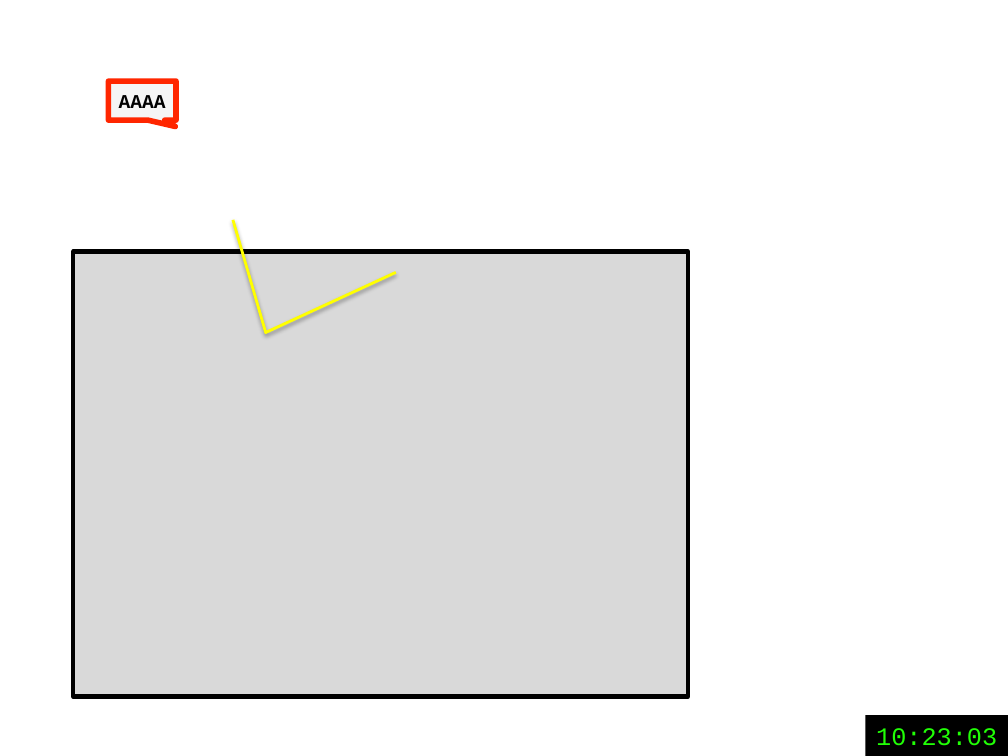
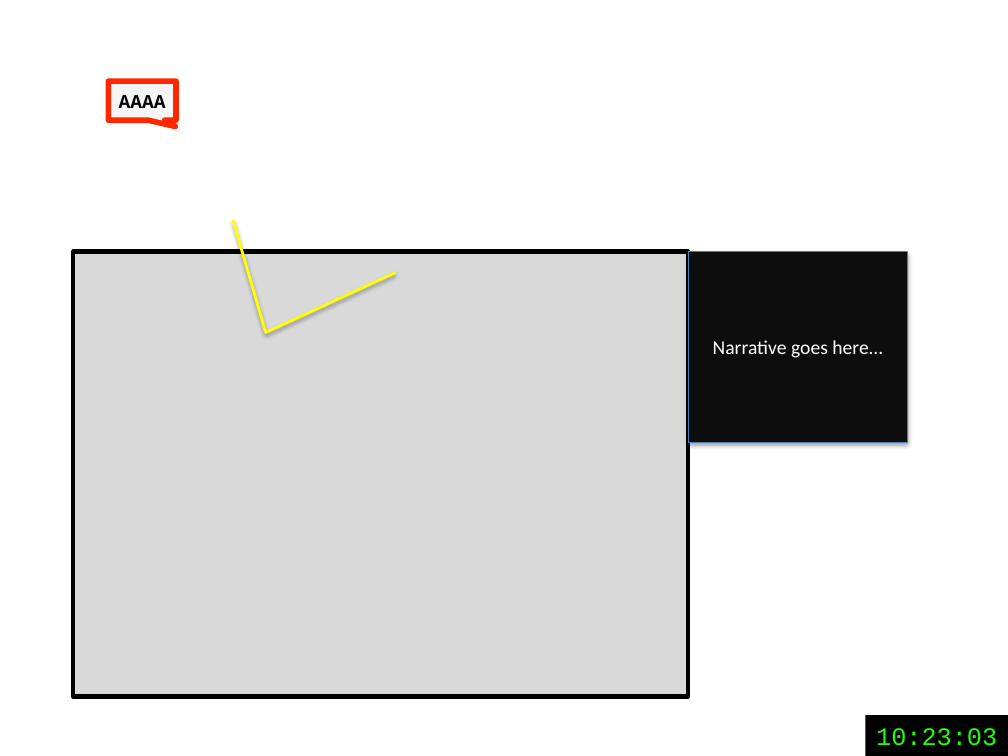
Before and after one commit to debrief/ppt_renderer, a slide deck: slide 1 of donor.pptx. Drawn at 1008x756 pixels with LibreOffice and Linux fonts; fonts in the diff are those of the drawing. Boxes give left, top, right and bottom in pixels: in the first picture for what was removed or moved away, otherwise in the second. Text is boxed around its words. In the diff, an @@ line names an element or a change of style, - is before the commit and + after.

Commit message:
Narratives added with intervals from gpx data file

```diff
--- a/donor.pptx
+++ b/donor.pptx
@@ rectangle added at box(688, 252, 907, 444), fill #0D0D0D, outline #4B7EBC 0.75 pt, 14 pt, text #FFFFFF @@
+Narrative goes here…
```
Also in this commit, not shown: 2 other files.
